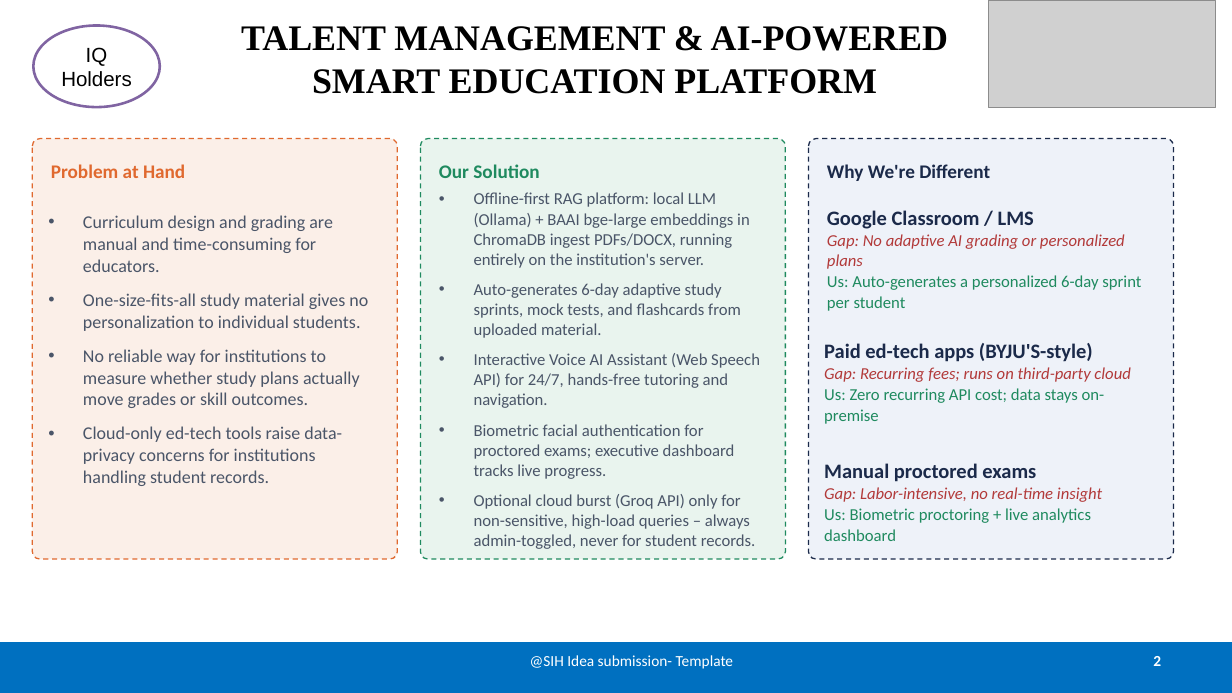
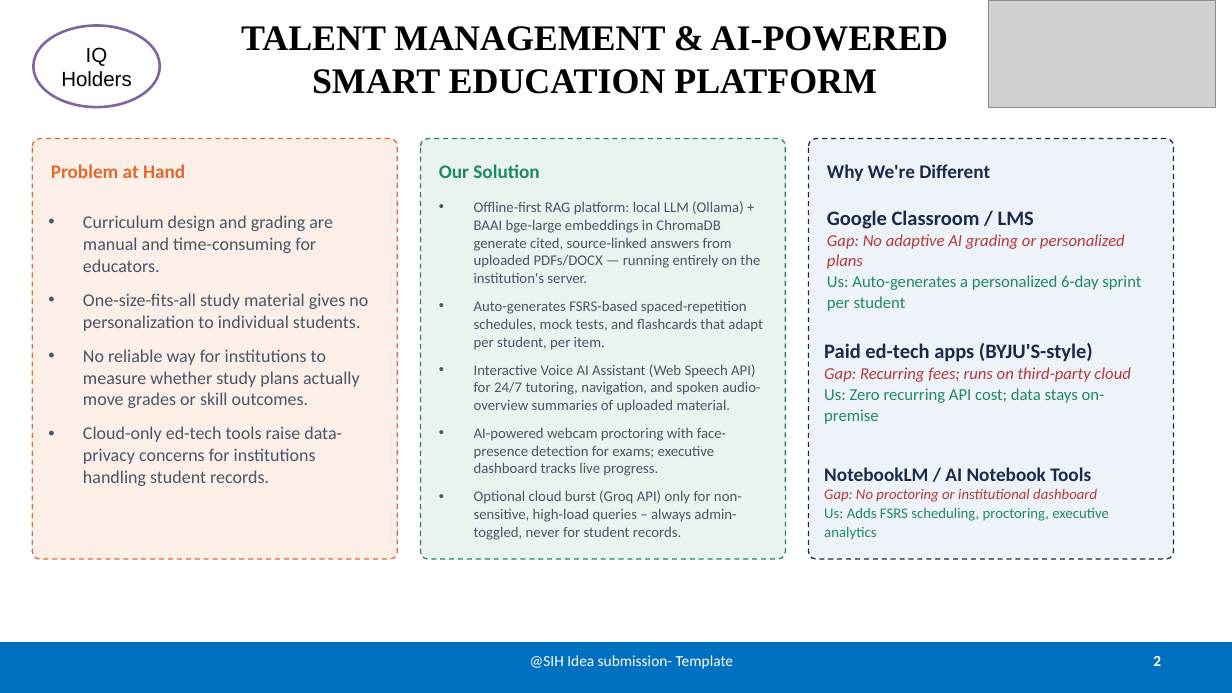
Before and after one commit to VRK1106/Talent-Management-Platform-for-Employee-Performance-and-Career-Growth, a slide deck: slide 2 of SIH/Open_Innovation_Optimized.pptx. Drawn at 1232x693 pixels with LibreOffice and Linux fonts; fonts in the diff are those of the drawing; grey boxes stand for pictures. Boxes give left, top, right and bottom in pixels: in the first picture for what was removed or moved away, otherwise in the second. Text is boxed around its words. In the diff, an @@ line names an element or a change of style, - is before the commit and + after.

```diff
--- a/SIH/Open_Innovation_Optimized.pptx
+++ b/SIH/Open_Innovation_Optimized.pptx
@@ text at (474,201,763,476): text changed; size 13 to 11.5 pt @@
-• Offline-first RAG platform: local LLM (Ollama) + BAAI bge-large embeddings in ChromaDB ingest PDFs/DOCX, running entirely on the institution's server.
-• Auto-generates 6-day adaptive study sprints, mock tests, and flashcards from uploaded material.
-• Interactive Voice AI Assistant (Web Speech API) for 24/7, hands-free tutoring and navigation.
-• Biometric facial authentication for proctored exams; executive dashboard tracks live progress.
+• Offline-first RAG platform: local LLM (Ollama) + BAAI bge-large embeddings in ChromaDB generate cited, source-linked answers from uploaded PDFs/DOCX — running entirely on the institution's server.
+• Auto-generates FSRS-based spaced-repetition schedules, mock tests, and flashcards that adapt per student, per item.
+• Interactive Voice AI Assistant (Web Speech API) for 24/7 tutoring, navigation, and spoken audio-overview summaries of uploaded material.
+• AI-powered webcam proctoring with face-presence detection for exams; executive dashboard tracks live progress.
@@ text at (824,467,1109,540): text changed; size 13 to 11.5 pt @@
-Manual proctored exams
-Gap: Labor-intensive, no real-time insight
-Us: Biometric proctoring + live analytics dashboard
+NotebookLM / AI Notebook Tools
+Gap: No proctoring or institutional dashboard
+Us: Adds FSRS scheduling, proctoring, executive analytics
@@ text at (474,490,742,540): size 13 to 11.5 pt in "Optional cloud burst (Groq API) only for ..." @@
```
Also in this commit, not shown: 3 other slides changed, 4 other files.
